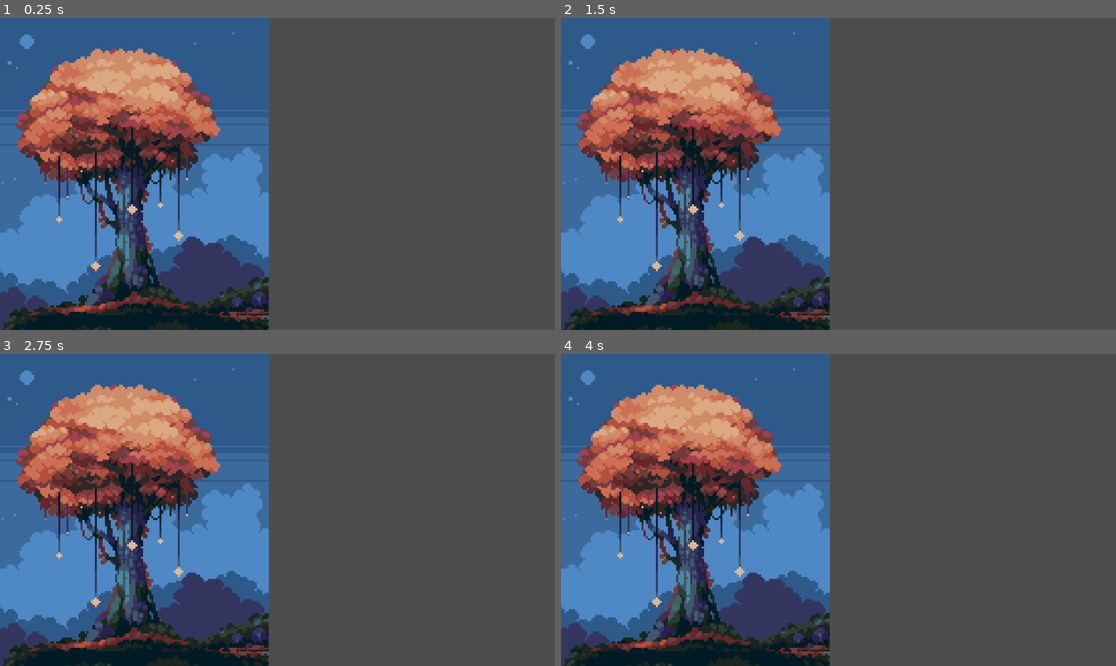
Above: before the commit, frames 1-4 (two rows, left to right).
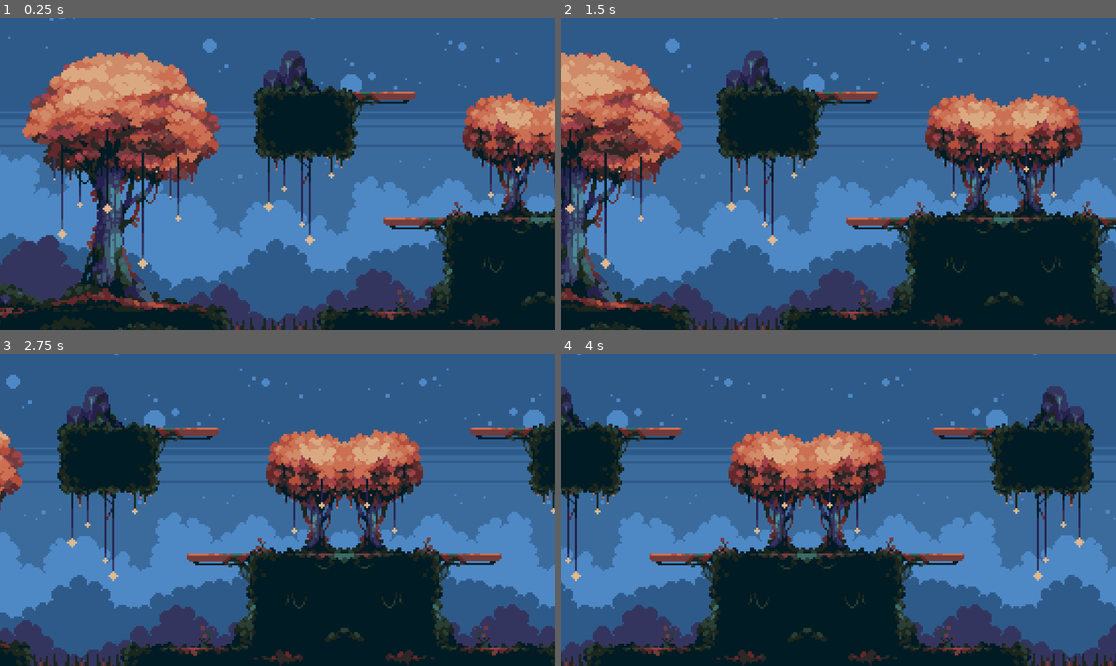
Above: after the commit, the same moments.

Repository: Ghostboo124/Daydream
Game: Godot game, scene res://scenes/main.tscn
Two runs of this game, one before a commit and one after it. Both use one fixed random seed, a clock stepped at 60 frames per second and the inputs below.
Inputs:
- Up to frame 1 (0.25 s): no input
- Up to frame 2 (1.5 s): no input
- Up to frame 3 (2.75 s): no input
- Up to frame 4 (4 s): no input

The runs differ from the first frame. In frame 1, 79% of the frame differs, in the area x 0-100%, y 0-100%; in frame 2, 84%; in frame 3, 78%; in frame 4, 83%.
Error before the commit: Parse Error: Expected opening "(" after function name. (res://scripts/scrolling_background/background_setup.gd:6)

Commit message:
scrolling background [final]

Diff:
--- a/scenes/background.tscn
+++ b/scenes/background.tscn
@@ -1,46 +1,63 @@
-[gd_scene load_steps=6 format=3 uid="uid://y504m2qhy6u4"]
+[gd_scene load_steps=5 format=3 uid="uid://bcrev62qwch8s"]
 
 [ext_resource type="Texture2D" uid="uid://c28l7qf3gvidx" path="res://assets/stringstar_assets/example.png" id="1_bkp1e"]
-[ext_resource type="Script" uid="uid://db5jg2er75k0k" path="res://scripts/scrolling_background/background_setup.gd" id="1_y0upk"]
+[ext_resource type="Script" uid="uid://c1e37a4qam6jx" path="res://scripts/background.gd" id="1_y0upk"]
 
 [sub_resource type="RectangleShape2D" id="RectangleShape2D_y0upk"]
-size = Vector2(186, 47.5)
+size = Vector2(191.5, 47.5)
 
-[sub_resource type="RectangleShape2D" id="RectangleShape2D_jougr"]
-size = Vector2(181, 41)
+[sub_resource type="RectangleShape2D" id="RectangleShape2D_bkp1e"]
+size = Vector2(214, 51)
 
-[sub_resource type="RectangleShape2D" id="RectangleShape2D_cbsqf"]
-size = Vector2(302, 199.5)
+[node name="Node2D" type="Node2D"]
 
-[node name="Background" type="Node2D"]
+[node name="BackgroundLeft" type="Node2D" parent="."]
 script = ExtResource("1_y0upk")
-scroll_speed = null
 
-[node name="BackgroundTile" type="Sprite2D" parent="."]
+[node name="sprite" type="Sprite2D" parent="BackgroundLeft"]
+position = Vector2(0, 1)
+texture = ExtResource("1_bkp1e")
+flip_h = true
+
+[node name="hitbox" type="StaticBody2D" parent="BackgroundLeft"]
+
+[node name="Ground" type="CollisionPolygon2D" parent="BackgroundLeft/hitbox"]
+polygon = PackedVector2Array(-862, 418, -645, 408, -527, 350, -425, 381, -291, 400, -104, 412, -71, 509, 161, 509, 210, 416, 582, 408, 580, 168, 578, 127, 863, 129, 861, 541, -862, 535)
+
+[node name="Tree1" type="CollisionPolygon2D" parent="BackgroundLeft/hitbox"]
+polygon = PackedVector2Array(-314, 381, -404, 235, -398, 120, -316, 73, -267, -21, -215, -50, -164, -69, -139, -171, -219, -245, -248, -295, -320, -332, -388, -346, -449, -352, -548, -354, -577, -321, -647, -237, -682, -161, -675, -104, -612, -69, -565, -46, -505, 51, -497, 112, -507, 202, -521, 260, -527, 307, -556, 340)
+
+[node name="Tree2" type="CollisionPolygon2D" parent="BackgroundLeft/hitbox"]
+polygon = PackedVector2Array(832, 129, 797, 57, 840, 5, 861, -73, 877, -120, 869, -161, 843, -198, 803, -217, 695, -249, 666, -231, 645, -175, 635, -126, 641, -101, 686, -81, 725, -58, 734, 14, 732, 57, 725, 118)
+
+[node name="Platform" type="CollisionShape2D" parent="BackgroundLeft/hitbox"]
+position = Vector2(482.75, 150.75)
+shape = SubResource("RectangleShape2D_y0upk")
+
+[node name="SkyIsland" type="CollisionPolygon2D" parent="BackgroundLeft/hitbox"]
+polygon = PackedVector2Array(475, -223, 477, -256, 202, -264, 130, -373, 64, -342, 52, -325, 31, -307, 13, -282, 2, -73, 292, -50, 300, -233)
+
+[node name="BackgroundRight" type="Node2D" parent="."]
+position = Vector2(1728, 0)
+script = ExtResource("1_y0upk")
+
+[node name="sprite" type="Sprite2D" parent="BackgroundRight"]
 texture = ExtResource("1_bkp1e")
 
-[node name="BackgroundTileHitbox" type="StaticBody2D" parent="."]
+[node name="hitbox" type="StaticBody2D" parent="BackgroundRight"]
 
-[node name="Tree1" type="CollisionPolygon2D" parent="BackgroundTileHitbox"]
-polygon = PackedVector2Array(-850, 124, -801, 94, -804, 30, -836, -21, -857, -73, -859, -127, -864, -156, -841, -179, -850, -221, -811, -223, -770, -228, -735, -237, -714, -228, -653, -202, -622, -175, -630, -133, -629, -99, -634, -85, -668, -71, -691, -62, -707, -51, -723, -37, -735, -25, -744, 5, -760, 48, -758, 53, -747, 67, -731, 98, -739, 117)
+[node name="Ground" type="CollisionPolygon2D" parent="BackgroundRight/hitbox"]
+polygon = PackedVector2Array(-577, 131, -867, 134, -869, 535, 864, 537, 857, 417, 768, 419, 727, 417, 638, 393, 579, 386, 562, 372, 480, 367, 430, 370, 374, 384, 317, 393, 261, 393, 173, 393, 136, 398, 103, 438, 88, 483, 72, 502, 46, 509, -4, 506, -53, 499, -93, 495, -110, 495, -133, 495, -159, 490, -180, 447, -211, 407, -312, 400, -390, 400, -466, 400, -494, 398, -510, 384, -527, 360, -551, 318, -569, 282, -569, 186)
 
-[node name="Tree2" type="CollisionPolygon2D" parent="BackgroundTileHitbox"]
-polygon = PackedVector2Array(321, 377, 425, 214, 418, 129, 408, 98, 374, 83, 319, 37, 273, 20, 238, 5, 181, -50, 170, -83, 137, -135, 177, -204, 238, -273, 273, -305, 317, -328, 406, -331, 486, -322, 659, -322, 624, -306, 636, -257, 656, -221, 665, -181, 675, -142, 645, -81, 617, -50, 569, -32, 546, -16, 523, 94, 500, 122, 487, 186, 496, 246, 509, 269, 535, 296, 555, 328, 576, 360, 578, 374, 521, 358, 482, 344, 436, 351, 390, 372)
+[node name="Tree1" type="CollisionPolygon2D" parent="BackgroundRight/hitbox"]
+polygon = PackedVector2Array(-728, 112, -751, 71, -762, 27, -737, -14, -693, -53, -633, -67, -618, -90, -622, -135, -645, -191, -677, -234, -764, -237, -842, -225, -874, -186, -870, -121, -870, -50, -870, -43, -829, -37, -819, -9, -810, 28, -808, 60, -854, 120)
 
-[node name="Platform1" type="CollisionShape2D" parent="BackgroundTileHitbox"]
-position = Vector2(-481, 148.25)
-shape = SubResource("RectangleShape2D_y0upk")
+[node name="Tree2" type="CollisionPolygon2D" parent="BackgroundRight/hitbox"]
+polygon = PackedVector2Array(317, 388, 423, 220, 423, 175, 405, 104, 358, 76, 274, 25, 234, -4, 175, -28, 110, -87, 184, -241, 235, -282, 301, -344, 374, -365, 475, -354, 510, -354, 549, -328, 600, -262, 654, -206, 680, -168, 703, -126, 604, -60, 572, -43, 540, -27, 508, 32, 496, 78, 492, 184, 510, 218, 526, 253, 556, 344, 583, 367, 553, 372, 501, 351, 459, 349)
 
-[node name="Platform2" type="CollisionShape2D" parent="BackgroundTileHitbox"]
-position = Vector2(-387.5, -233.5)
-shape = SubResource("RectangleShape2D_jougr")
+[node name="Platform" type="CollisionShape2D" parent="BackgroundRight/hitbox"]
+position = Vector2(-492, 137.5)
+shape = SubResource("RectangleShape2D_bkp1e")
 
-[node name="Ground" type="CollisionPolygon2D" parent="BackgroundTileHitbox"]
-polygon = PackedVector2Array(-864, 128, -583, 126, -579, 314, -537, 344, -519, 381, -517, 392, -517, 406, -503, 415, -193, 416, -184, 494, 66, 501, 101, 409, 314, 383, 399, 377, 454, 353, 661, 384, 727, 408, 854, 411, 854, 535, -868, 532)
-
-[node name="SkyPlatform1" type="CollisionShape2D" parent="BackgroundTileHitbox"]
-position = Vector2(-147, -157.75)
-shape = SubResource("RectangleShape2D_cbsqf")
-
-[node name="SkyPlatformRock1" type="CollisionPolygon2D" parent="BackgroundTileHitbox"]
-polygon = PackedVector2Array(-21, -271, -19, -301, -60, -315, -69, -322, -83, -347, -83, -379, -117, -384, -145, -360, -147, -321, -141, -299, -147, -285, -175, -280, -180, -271)
+[node name="SkyIsland" type="CollisionPolygon2D" parent="BackgroundRight/hitbox"]
+polygon = PackedVector2Array(-1, -56, 1, -259, -36, -280, -20, -313, -51, -329, -65, -347, -92, -374, -125, -370, -149, -323, -164, -296, -182, -276, -192, -265, -478, -255, -474, -224, -303, -208, -295, -66)
--- a/scenes/main.tscn
+++ b/scenes/main.tscn
@@ -1,11 +1,10 @@
 [gd_scene load_steps=2 format=3 uid="uid://cd531r6m6venq"]
 
-[ext_resource type="PackedScene" uid="uid://y504m2qhy6u4" path="res://scenes/background.tscn" id="1_o5qli"]
+[ext_resource type="PackedScene" uid="uid://bcrev62qwch8s" path="res://scenes/background.tscn" id="2_0wfyh"]
 
 [node name="Node2D" type="Node2D"]
 
-[node name="Background" parent="." instance=ExtResource("1_o5qli")]
+[node name="Background" parent="." instance=ExtResource("2_0wfyh")]
 
 [node name="Camera2D" type="Camera2D" parent="."]
-position = Vector2(890, 0)
-zoom = Vector2(0.7, 0.7)
+zoom = Vector2(0.68, 0.68)
--- /dev/null
+++ b/scripts/background.gd
@@ -0,0 +1,27 @@
+extends Node2D
+
+# Defines Sprite & Hitbox
+@onready var sprite: Sprite2D = $sprite
+@onready var hitbox: StaticBody2D = $hitbox
+
+# Defines Scroll Speed
+@export var scroll_speed: float = 4.0
+
+# Define Width & Height
+@export var width: float = 1728
+@export var height: float = 540
+
+
+
+# Defines Update
+func _process(delta: float) -> void:
+	# Scrolls Background
+	sprite.global_position.x -= scroll_speed
+	hitbox.global_position.x -= scroll_speed
+
+
+	# Checks if Background is out of map
+	if sprite.global_position.x <= -width:
+		sprite.global_position.x = width
+
+	hitbox.global_position.x = sprite.global_position.x
--- a/scripts/scrolling_background/background_setup.gd
+++ /dev/null
@@ -1,6 +0,0 @@
-extends Parallax2D
-
-# Defines Scroll Speed
-@export var scroll_speed=4.0
-
-func _set
Not shown, added: scripts/background.gd.uid
Not shown, removed: scripts/scrolling_background/background_setup.gd.uid
Renamed: scenes/Orc.tscn -> sprites/orc.tscn
